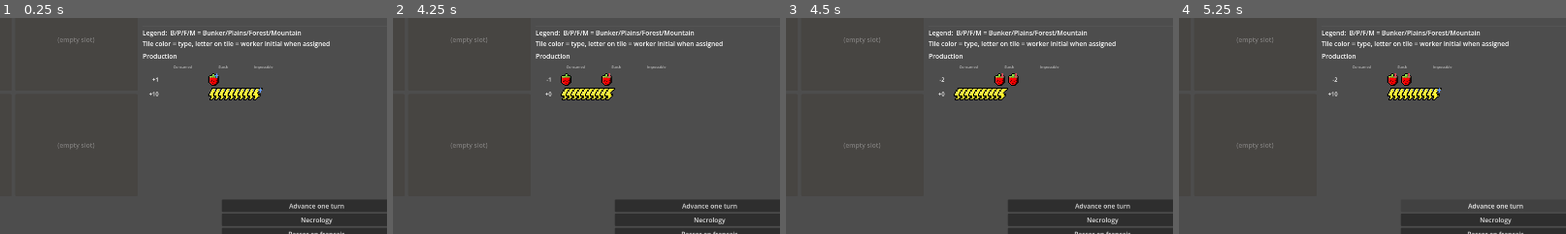
Above: before the commit, frames 1-4 (left to right).
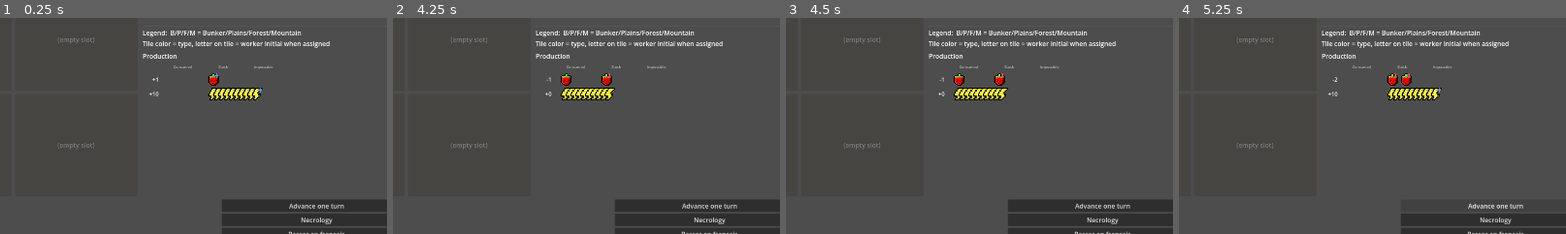
Above: after the commit, the same moments.

Repository: Infornographie/degel
Game: Godot game, scene res://scenes/main_ui.tscn
Two runs of this game, one before a commit and one after it. Both use one fixed random seed, a clock stepped at 60 frames per second and the inputs below.
Inputs:
- Up to frame 1 (0.25 s): no input
- Up to frame 2 (4.25 s): click "Interact" at 0.5 s; click "OK" at 1.25 s; click "Choose target" at 2 s; click "Assign" at 2.75 s; click "Wake" at 3.5 s
- Up to frame 3 (4.5 s): click "Running" at 4.25 s
- Up to frame 4 (5.25 s): click "Advance one turn" at 5 s
The pictures show only the part of the screen within x 47-97%, y 34-84%; the shares and areas given below are measured in that part.

Frames 1-2 are identical in both runs. In frame 3, 0.3% of the frame differs, in the area x 40-61%, y 25-32%; in frame 4, nothing differs.

Commit message:
Nettoyage UI 2
-extraction production view

Diff:
--- a/scenes/main_ui.gd
+++ b/scenes/main_ui.gd
@@ -76,12 +76,11 @@
 	right_column.add_child(map_panel)
 	_build_map_panel(map_panel)
 
-	var production_panel := VBoxContainer.new()
-	production_panel.size_flags_horizontal = Control.SIZE_EXPAND_FILL
-	production_panel.size_flags_vertical = Control.SIZE_EXPAND_FILL
-	production_panel.size_flags_stretch_ratio = 0.45
-	right_column.add_child(production_panel)
-	_build_production_panel(production_panel)
+	var production_view: ProductionView = preload("res://scenes/ui/production_view.tscn").instantiate()
+	production_view.size_flags_horizontal = Control.SIZE_EXPAND_FILL
+	production_view.size_flags_vertical = Control.SIZE_EXPAND_FILL
+	production_view.size_flags_stretch_ratio = 0.45
+	right_column.add_child(production_view)
 
 	# Rang du milieu : infos + awakened + buttons
 	var middle_row := HBoxContainer.new()
@@ -268,7 +267,7 @@
 				separation = int(-overlap)
 			row.add_theme_constant_override("separation", separation)
 			for i in remaining:
-				row.add_child(_make_resource_icon(resource_name, 16))
+				row.add_child(UiPresentation.resource_icon(resource_name, 16))
 			vbox.add_child(row)
 		# Indique si c'est la cible active
 		var zone: Building = GameState._find_building("construction_zone")
@@ -318,7 +317,7 @@
 			for resource_name in b.config.inputs:
 				var amt: int = int(b.config.inputs[resource_name])
 				for i in amt:
-					var icon := _make_resource_icon(resource_name, 14)
+					var icon := UiPresentation.resource_icon(resource_name, 14)
 					io_row.add_child(icon)
 			# Flèche séparatrice si on a les deux
 			if not b.config.inputs.is_empty() and not b.config.outputs.is_empty():
@@ -330,7 +329,7 @@
 			for resource_name in b.config.outputs:
 				var amt: int = int(b.config.outputs[resource_name])
 				for i in amt:
-					var icon := _make_resource_icon(resource_name, 14)
+					var icon := UiPresentation.resource_icon(resource_name, 14)
 					io_row.add_child(icon)
 
 func _find_starter(id: String) -> Building:
@@ -561,7 +560,7 @@
 		icons_row.mouse_filter = Control.MOUSE_FILTER_IGNORE
 		icons_row.add_theme_constant_override("separation", separation)
 		for i in risky_amount:
-			icons_row.add_child(_make_resource_icon(risky_resource, TILE_PROD_ICON_SIZE))
+			icons_row.add_child(UiPresentation.resource_icon(risky_resource, TILE_PROD_ICON_SIZE))
 		var pct := Label.new()
 		pct.text = " %d%%" % int(risky_rate * 100)
 		pct.add_theme_font_size_override("font_size", 9)
@@ -590,7 +589,7 @@
 		for resource_name in out:
 			var amount: int = int(out[resource_name])
 			for i in amount:
-				var icon := _make_resource_icon(resource_name, TILE_PROD_ICON_SIZE)
+				var icon := UiPresentation.resource_icon(resource_name, TILE_PROD_ICON_SIZE)
 				icons_row.add_child(icon)
 		# Positionne le row centré sur la tuile, légèrement décalé vers le bas
 		icons_row.size = Vector2(HEX_RADIUS * 2.0, TILE_PROD_ICON_SIZE)
@@ -712,7 +711,6 @@
 	_draw_map()
 	_draw_colony()
 	_rebuild_resources_bar()
-	_rebuild_production()
 
 func _rebuild_resources() -> void:
 	for child in _infos_section.get_children():
@@ -923,9 +921,6 @@
 
 var _resources_bar: HBoxContainer
 const RESOURCE_ORDER: Array[String] = ["food", "wood", "ore", "tools"]
-const PRODUCTION_ORDER: Array[String] = ["food", "wood", "ore", "tools", "electricity", "heat"]
-const RESOURCE_SPRITE_PATH := "res://assets/resources/%s.png"
-const RESOURCE_SPRITE_SIZE: int = 32
 
 func _build_resources_bar(parent: HBoxContainer) -> void:
 	var scroll := ScrollContainer.new()
@@ -949,20 +944,7 @@
 	var pill := HBoxContainer.new()
 	pill.add_theme_constant_override("separation", 6)
 	pill.tooltip_text = UiPresentation.resource(resource_name)
-	# Icône (sprite si dispo, sinon placeholder coloré)
-	var sprite_path := RESOURCE_SPRITE_PATH % resource_name
-	if ResourceLoader.exists(sprite_path):
-		var icon := TextureRect.new()
-		icon.texture = load(sprite_path)
-		icon.stretch_mode = TextureRect.STRETCH_KEEP_ASPECT_CENTERED
-		icon.texture_filter = CanvasItem.TEXTURE_FILTER_NEAREST
-		icon.custom_minimum_size = Vector2(RESOURCE_SPRITE_SIZE, RESOURCE_SPRITE_SIZE)
-		pill.add_child(icon)
-	else:
-		var placeholder := ColorRect.new()
-		placeholder.color = UiPresentation.placeholder_color(resource_name)
-		placeholder.custom_minimum_size = Vector2(RESOURCE_SPRITE_SIZE, RESOURCE_SPRITE_SIZE)
-		pill.add_child(placeholder)
+	pill.add_child(UiPresentation.resource_icon(resource_name, UiPresentation.RESOURCE_SPRITE_SIZE))
 	# Valeur
 	var value: float = GameState.resources.get(resource_name, 0.0)
 	var label := Label.new()
@@ -971,197 +953,6 @@
 	label.vertical_alignment = VERTICAL_ALIGNMENT_CENTER
 	pill.add_child(label)
 	return pill
-
-var _production_section: VBoxContainer
-
-func _build_production_panel(parent: VBoxContainer) -> void:
-	var title := _add_label(parent, tr("LABEL_PRODUCTION_TITLE"))
-	title.add_theme_font_size_override("font_size", 16)
-	_production_section = VBoxContainer.new()
-	_production_section.size_flags_horizontal = Control.SIZE_EXPAND_FILL
-	_production_section.size_flags_vertical = Control.SIZE_EXPAND_FILL
-	parent.add_child(_production_section)
-
-func _rebuild_production() -> void:
-	if _production_section == null:
-		return
-	for child in _production_section.get_children():
-		child.queue_free()
-	_production_section.add_child(_make_production_header())
-	var flow: Dictionary = GameState.turn_resolver.compute_flow()
-	for resource_name in PRODUCTION_ORDER:
-		if not flow.has(resource_name):
-			continue
-		var f: Dictionary = flow[resource_name]
-		var production: float = f["production"]
-		var consumption: float = f["consumption"]
-		var impossible: float = f["impossible"]
-		if production == 0.0 and consumption == 0.0 and impossible == 0.0:
-			continue
-		_production_section.add_child(_make_production_row(resource_name, production, consumption, impossible))
-	# Activités risquées
-	var risky: Array = GameState.turn_resolver.gather_risky()
-	if not risky.is_empty():
-		var sep := HSeparator.new()
-		_production_section.add_child(sep)
-		var title := Label.new()
-		title.text = tr("PROD_RISKY_TITLE")
-		title.add_theme_font_size_override("font_size", 10)
-		title.modulate = Color(1, 1, 1, 0.7)
-		_production_section.add_child(title)
-		for row_data in risky:
-			_production_section.add_child(_make_risky_row(row_data))
-
-func _make_production_header() -> HBoxContainer:
-	var row := HBoxContainer.new()
-	row.add_theme_constant_override("separation", COLUMN_GAP)
-	row.modulate = Color(1, 1, 1, 0.6)
-	var spacer := Label.new()
-	spacer.text = ""
-	spacer.custom_minimum_size = Vector2(40, 0)
-	row.add_child(spacer)
-	row.add_child(_make_header_label(tr("PROD_HEADER_CONSUMED")))
-	row.add_child(_make_header_label(tr("PROD_HEADER_DELTA")))
-	row.add_child(_make_header_label(tr("PROD_HEADER_IMPOSSIBLE")))
-	return row
-
-func _make_header_label(text: String) -> Label:
-	var label := Label.new()
-	label.text = text
-	label.add_theme_font_size_override("font_size", 9)
-	label.custom_minimum_size = Vector2(80, 0)
-	label.horizontal_alignment = HORIZONTAL_ALIGNMENT_CENTER
-	return label
-
-func _make_risky_row(row: Dictionary) -> HBoxContainer:
-	var container := HBoxContainer.new()
-	container.size_flags_horizontal = Control.SIZE_EXPAND_FILL
-	# Label : nom de l'activité + chance
-	var activity: Activity = row["activity"]
-	var label := Label.new()
-	label.text = "%s (%d%%)" % [tr(activity.name_key), int(activity.success_rate * 100)]
-	label.add_theme_font_size_override("font_size", 12)
-	label.custom_minimum_size = Vector2(140, 0)
-	container.add_child(label)
-	# Icônes du gain potentiel
-	var icons := HBoxContainer.new()
-	icons.add_theme_constant_override("separation", 2)
-	container.add_child(icons)
-	var amount: int = int(row["amount"])
-	for i in amount:
-		icons.add_child(_make_resource_icon(activity.produced_resource, PRODUCTION_ICON_SIZE))
-	return container
-
-const COLUMN_GAP: int = 20
-const NON_STORABLE_RESOURCES: Array[String] = ["electricity", "heat"]
-
-func _make_production_row(resource_name: String, production: float, consumption: float, impossible: float) -> HBoxContainer:
-	var row := HBoxContainer.new()
-	row.size_flags_horizontal = Control.SIZE_EXPAND_FILL
-	row.add_theme_constant_override("separation", COLUMN_GAP)
-	# Calcul des 3 catégories visibles
-	var prod_int: int = int(production)
-	var cons_int: int = int(consumption)
-	var imp_int: int = int(impossible)
-	var covered: int = min(prod_int, cons_int)  # part conso couverte
-	var surplus: int = max(0, prod_int - cons_int)
-	var deficit: int = max(0, cons_int - prod_int)
-	# Colonne 1 : net chiffré
-	var net: float = production - consumption
-	var net_label := Label.new()
-	net_label.text = "%+d" % int(net)
-	net_label.add_theme_font_size_override("font_size", 14)
-	net_label.custom_minimum_size = Vector2(40, 0)
-	net_label.horizontal_alignment = HORIZONTAL_ALIGNMENT_RIGHT
-	row.add_child(net_label)
-	# Colonne 2 : consommé couvert
-	row.add_child(_make_icon_column(resource_name, covered, ""))
-	# Colonne 3 : surplus OU déficit
-	# Colonne 3 : surplus OU déficit (stock)
-	if surplus > 0:
-		row.add_child(_make_icon_column(resource_name, surplus, "surplus"))
-	elif deficit > 0 and not (resource_name in NON_STORABLE_RESOURCES):
-		row.add_child(_make_icon_column(resource_name, deficit, "deficit"))
-	else:
-		row.add_child(_make_empty_column())
-	# Colonne 4 : impossible (faute d'inputs) + déficit non-stockable
-	var total_impossible: int = imp_int
-	if deficit > 0 and resource_name in NON_STORABLE_RESOURCES:
-		total_impossible += deficit
-	if total_impossible > 0:
-		row.add_child(_make_icon_column(resource_name, total_impossible, "crossed"))
-	else:
-		row.add_child(_make_empty_column())
-	# Colonne 4 : impossible
-	if imp_int > 0:
-		row.add_child(_make_icon_column(resource_name, imp_int, "crossed"))
-	else:
-		row.add_child(_make_empty_column())
-	return row
-
-func _make_empty_column() -> Control:
-	var ctl := Control.new()
-	ctl.custom_minimum_size = Vector2(80, PRODUCTION_ICON_SIZE)
-	return ctl
-
-func _make_icon_column(resource_name: String, count: int, overlay: String) -> HBoxContainer:
-	var col := HBoxContainer.new()
-	col.custom_minimum_size = Vector2(80, PRODUCTION_ICON_SIZE)
-	# Resserrement si trop d'icônes
-	var separation: int = 2
-	if count > 4:
-		var target_width: float = 4.0 * (PRODUCTION_ICON_SIZE + 2)
-		var needed_width: float = count * PRODUCTION_ICON_SIZE
-		separation = int(-((needed_width - target_width) / max(1, count - 1)))
-	col.add_theme_constant_override("separation", separation)
-	for i in count:
-		col.add_child(_make_production_icon(resource_name, overlay))
-	return col
-
-func _make_resource_icon(resource_name: String, icon_size: int) -> Control:
-	var sprite_path := RESOURCE_SPRITE_PATH % resource_name
-	if ResourceLoader.exists(sprite_path):
-		var icon := TextureRect.new()
-		icon.texture = load(sprite_path)
-		icon.texture_filter = CanvasItem.TEXTURE_FILTER_NEAREST
-		icon.custom_minimum_size = Vector2(icon_size, icon_size)
-		icon.stretch_mode = TextureRect.STRETCH_KEEP_ASPECT_CENTERED
-		return icon
-	var placeholder := ColorRect.new()
-	placeholder.color = UiPresentation.placeholder_color(resource_name)
-	placeholder.custom_minimum_size = Vector2(icon_size, icon_size)
-	return placeholder
-
-const OVERLAY_PATH := "res://assets/resources/%s.png"
-const PRODUCTION_ICON_SIZE: int = 32
-
-func _make_production_icon(resource_name: String, overlay: String) -> Control:
-	# On empile l'icône de la ressource et un overlay éventuel
-	var stack := Control.new()
-	stack.custom_minimum_size = Vector2(PRODUCTION_ICON_SIZE, PRODUCTION_ICON_SIZE)
-	var base := _make_resource_icon(resource_name, PRODUCTION_ICON_SIZE)
-	base.position = Vector2.ZERO
-	stack.add_child(base)
-	if overlay != "":
-		var overlay_path := OVERLAY_PATH % overlay
-		if ResourceLoader.exists(overlay_path):
-			var ov := TextureRect.new()
-			ov.texture = load(overlay_path)
-			ov.texture_filter = CanvasItem.TEXTURE_FILTER_NEAREST
-			ov.custom_minimum_size = Vector2(PRODUCTION_ICON_SIZE, PRODUCTION_ICON_SIZE)
-			ov.stretch_mode = TextureRect.STRETCH_KEEP_ASPECT_CENTERED
-			ov.position = Vector2.ZERO
-			stack.add_child(ov)
-		else:
-			var ph := ColorRect.new()
-			ph.custom_minimum_size = Vector2(PRODUCTION_ICON_SIZE, PRODUCTION_ICON_SIZE)
-			match overlay:
-				"surplus": ph.color = Color(0.4, 1.0, 0.4, 0.5)   # vert
-				"deficit": ph.color = Color(1.0, 0.7, 0.2, 0.5)   # orange (puisé sur réserve)
-				_: ph.color = Color(1.0, 0.3, 0.3, 0.6)            # rouge (manquant)
-			ph.position = Vector2.ZERO
-			stack.add_child(ph)
-	return stack
 
 func _add_construction_zone_slot(b: Building) -> void:
 	var panel := _new_slot_panel(false)
@@ -1220,7 +1011,7 @@
 						continue
 					var to_consume: int = int(min(work_left, needed))
 					for i in to_consume:
-						icons_row.add_child(_make_production_icon(resource_name, "crossed"))
+						icons_row.add_child(UiPresentation.production_icon(resource_name, "crossed"))
 					work_left -= to_consume
 	else:
 		var no_target := Label.new()
--- /dev/null
+++ b/scenes/ui/production_view.gd
@@ -0,0 +1,172 @@
+extends Control
+class_name ProductionView
+## Vue du panneau de production : tableau 4 colonnes (net, consommé, stock,
+## impossible) + ligne séparée pour les activités risquées. Lit le bilan
+## déterministe via TurnResolver.compute_flow, se reconstruit sur les signals
+## qui peuvent l'affecter.
+
+const PRODUCTION_ORDER: Array[String] = ["food", "wood", "ore", "tools", "electricity", "heat"]
+const NON_STORABLE_RESOURCES: Array[String] = ["electricity", "heat"]
+const COLUMN_GAP: int = 20
+
+var _section: VBoxContainer
+
+func _ready() -> void:
+	_build()
+	GameState.turn_advanced.connect(_rebuild)
+	GameState.resources_changed.connect(_rebuild)
+	GameState.survivor_assigned.connect(_rebuild)
+	GameState.tile_assignment_changed.connect(_rebuild)
+	GameState.building_assignment_changed.connect(_rebuild)
+	GameState.construction_started.connect(_rebuild)
+	GameState.construction_progressed.connect(_rebuild)
+	GameState.construction_completed.connect(_rebuild)
+	_rebuild()
+
+func _build() -> void:
+	var vbox := VBoxContainer.new()
+	vbox.set_anchors_and_offsets_preset(Control.PRESET_FULL_RECT)
+	vbox.size_flags_horizontal = Control.SIZE_EXPAND_FILL
+	vbox.size_flags_vertical = Control.SIZE_EXPAND_FILL
+	add_child(vbox)
+
+	var title := Label.new()
+	title.text = tr("LABEL_PRODUCTION_TITLE")
+	title.add_theme_font_size_override("font_size", 16)
+	vbox.add_child(title)
+
+	_section = VBoxContainer.new()
+	_section.size_flags_horizontal = Control.SIZE_EXPAND_FILL
+	_section.size_flags_vertical = Control.SIZE_EXPAND_FILL
+	vbox.add_child(_section)
+
+## Reconstruit le tableau. Signature tolérante pour pouvoir être branchée
+## sur les divers signals (turn_advanced(int), resources_changed(Dict), etc).
+func _rebuild(_a = null, _b = null, _c = null, _d = null) -> void:
+	if _section == null:
+		return
+	for child in _section.get_children():
+		child.queue_free()
+	_section.add_child(_make_header())
+	var flow: Dictionary = GameState.turn_resolver.compute_flow()
+	for resource_name in PRODUCTION_ORDER:
+		if not flow.has(resource_name):
+			continue
+		var f: Dictionary = flow[resource_name]
+		var production: float = f["production"]
+		var consumption: float = f["consumption"]
+		var impossible: float = f["impossible"]
+		if production == 0.0 and consumption == 0.0 and impossible == 0.0:
+			continue
+		_section.add_child(_make_row(resource_name, production, consumption, impossible))
+	# Activités risquées
+	var risky: Array = GameState.turn_resolver.gather_risky()
+	if not risky.is_empty():
+		_section.add_child(HSeparator.new())
+		var risky_title := Label.new()
+		risky_title.text = tr("PROD_RISKY_TITLE")
+		risky_title.add_theme_font_size_override("font_size", 10)
+		risky_title.modulate = Color(1, 1, 1, 0.7)
+		_section.add_child(risky_title)
+		for row_data in risky:
+			_section.add_child(_make_risky_row(row_data))
+
+func _make_header() -> HBoxContainer:
+	var row := HBoxContainer.new()
+	row.add_theme_constant_override("separation", COLUMN_GAP)
+	row.modulate = Color(1, 1, 1, 0.6)
+	var spacer := Label.new()
+	spacer.text = ""
+	spacer.custom_minimum_size = Vector2(40, 0)
+	row.add_child(spacer)
+	row.add_child(_make_header_label(tr("PROD_HEADER_CONSUMED")))
+	row.add_child(_make_header_label(tr("PROD_HEADER_DELTA")))
+	row.add_child(_make_header_label(tr("PROD_HEADER_IMPOSSIBLE")))
+	return row
+
+func _make_header_label(text: String) -> Label:
+	var label := Label.new()
+	label.text = text
+	label.add_theme_font_size_override("font_size", 9)
+	label.custom_minimum_size = Vector2(80, 0)
+	label.horizontal_alignment = HORIZONTAL_ALIGNMENT_CENTER
+	return label
+
+func _make_risky_row(row: Dictionary) -> HBoxContainer:
+	var container := HBoxContainer.new()
+	container.size_flags_horizontal = Control.SIZE_EXPAND_FILL
+	var activity: Activity = row["activity"]
+	var label := Label.new()
+	label.text = "%s (%d%%)" % [tr(activity.name_key), int(activity.success_rate * 100)]
+	label.add_theme_font_size_override("font_size", 12)
+	label.custom_minimum_size = Vector2(140, 0)
+	container.add_child(label)
+	var icons := HBoxContainer.new()
+	icons.add_theme_constant_override("separation", 2)
+	container.add_child(icons)
+	var amount: int = int(row["amount"])
+	for i in amount:
+		icons.add_child(UiPresentation.resource_icon(activity.produced_resource, UiPresentation.RESOURCE_SPRITE_SIZE))
+	return container
+
+func _make_row(resource_name: String, production: float, consumption: float, impossible: float) -> HBoxContainer:
+	var row := HBoxContainer.new()
+	row.size_flags_horizontal = Control.SIZE_EXPAND_FILL
+	row.add_theme_constant_override("separation", COLUMN_GAP)
+	# Calcul des 3 catégories visibles
+	var prod_int: int = int(production)
+	var cons_int: int = int(consumption)
+	var imp_int: int = int(impossible)
+	var covered: int = min(prod_int, cons_int)
+	var surplus: int = max(0, prod_int - cons_int)
+	var deficit: int = max(0, cons_int - prod_int)
+	# Colonne 1 : net chiffré
+	var net: float = production - consumption
+	var net_label := Label.new()
+	net_label.text = "%+d" % int(net)
+	net_label.add_theme_font_size_override("font_size", 14)
+	net_label.custom_minimum_size = Vector2(40, 0)
+	net_label.horizontal_alignment = HORIZONTAL_ALIGNMENT_RIGHT
+	row.add_child(net_label)
+	# Colonne 2 : consommé couvert
+	row.add_child(_make_icon_column(resource_name, covered, ""))
+	# Colonne 3 : surplus OU déficit (stock)
+	if surplus > 0:
+		row.add_child(_make_icon_column(resource_name, surplus, "surplus"))
+	elif deficit > 0 and not (resource_name in NON_STORABLE_RESOURCES):
+		row.add_child(_make_icon_column(resource_name, deficit, "deficit"))
+	else:
+		row.add_child(_make_empty_column())
+	# Colonne 4 : impossible (faute d'inputs) + déficit non-stockable
+	var total_impossible: int = imp_int
+	if deficit > 0 and resource_name in NON_STORABLE_RESOURCES:
+		total_impossible += deficit
+	if total_impossible > 0:
+		row.add_child(_make_icon_column(resource_name, total_impossible, "crossed"))
+	else:
+		row.add_child(_make_empty_column())
+	# Colonne 4 : impossible (FIXME — doublon hérité de main_ui, à diagnostiquer)
+	if imp_int > 0:
+		row.add_child(_make_icon_column(resource_name, imp_int, "crossed"))
+	else:
+		row.add_child(_make_empty_column())
+	return row
+
+func _make_empty_column() -> Control:
+	var ctl := Control.new()
+	ctl.custom_minimum_size = Vector2(80, UiPresentation.RESOURCE_SPRITE_SIZE)
+	return ctl
+
+func _make_icon_column(resource_name: String, count: int, overlay: String) -> HBoxContainer:
+	var col := HBoxContainer.new()
+	col.custom_minimum_size = Vector2(80, UiPresentation.RESOURCE_SPRITE_SIZE)
+	# Resserrement si trop d'icônes
+	var separation: int = 2
+	if count > 4:
+		var target_width: float = 4.0 * (UiPresentation.RESOURCE_SPRITE_SIZE + 2)
+		var needed_width: float = count * UiPresentation.RESOURCE_SPRITE_SIZE
+		separation = int(-((needed_width - target_width) / max(1, count - 1)))
+	col.add_theme_constant_override("separation", separation)
+	for i in count:
+		col.add_child(UiPresentation.production_icon(resource_name, overlay))
+	return col
--- /dev/null
+++ b/scenes/ui/production_view.tscn
@@ -0,0 +1,12 @@
+[gd_scene load_steps=2 format=3 uid="uid://production_view_v1"]
+
+[ext_resource type="Script" path="res://scenes/ui/production_view.gd" id="1_prodv"]
+
+[node name="ProductionView" type="Control"]
+layout_mode = 3
+anchors_preset = 15
+anchor_right = 1.0
+anchor_bottom = 1.0
+grow_horizontal = 2
+grow_vertical = 2
+script = ExtResource("1_prodv")
--- a/scenes/ui/ui_presentation.gd
+++ b/scenes/ui/ui_presentation.gd
@@ -1,11 +1,15 @@
 extends Object
 class_name UiPresentation
-## Helpers de présentation : transforment une donnée du modèle en string ou
-## couleur d'affichage. Toutes les fonctions sont statiques — aucune logique
-## d'état. Centralise ce qui sera partagé entre les futures vues séparées.
+## Helpers de présentation : transforment une donnée du modèle en string,
+## couleur, ou widget visuel d'affichage. Toutes les fonctions sont statiques —
+## aucune logique d'état. Centralise ce qui est partagé entre les vues.
 ##
 ## Note : on utilise TranslationServer.translate() au lieu de tr() parce que
 ## tr() est une méthode de Object, inaccessible depuis static func.
+
+const RESOURCE_SPRITE_PATH := "res://assets/resources/%s.png"
+const RESOURCE_SPRITE_SIZE: int = 32
+const OVERLAY_PATH := "res://assets/resources/%s.png"
 
 ## Nom affichable d'une ressource (clé i18n si connue, sinon brut).
 static func resource(resource_name: String) -> String:
@@ -54,3 +58,49 @@
 		if act != null:
 			return TranslationServer.translate(act.name_key)
 	return TranslationServer.translate("ROLE_IDLE")
+
+## Icône d'une ressource (sprite si dispo, sinon ColorRect placeholder).
+## Taille paramétrable pour permettre les usages variés (barres, lignes de prod, etc).
+static func resource_icon(resource_name: String, icon_size: int) -> Control:
+	var sprite_path := RESOURCE_SPRITE_PATH % resource_name
+	if ResourceLoader.exists(sprite_path):
+		var icon := TextureRect.new()
+		icon.texture = load(sprite_path)
+		icon.texture_filter = CanvasItem.TEXTURE_FILTER_NEAREST
+		icon.custom_minimum_size = Vector2(icon_size, icon_size)
+		icon.stretch_mode = TextureRect.STRETCH_KEEP_ASPECT_CENTERED
+		return icon
+	var placeholder := ColorRect.new()
+	placeholder.color = placeholder_color(resource_name)
+	placeholder.custom_minimum_size = Vector2(icon_size, icon_size)
+	return placeholder
+
+## Icône composée pour la vue de production : sprite de la ressource + overlay
+## éventuel ("surplus", "deficit", "crossed"...). L'overlay essaie d'abord un
+## asset image, puis tombe sur un ColorRect teinté en fallback.
+static func production_icon(resource_name: String, overlay: String) -> Control:
+	var stack := Control.new()
+	stack.custom_minimum_size = Vector2(RESOURCE_SPRITE_SIZE, RESOURCE_SPRITE_SIZE)
+	var base := resource_icon(resource_name, RESOURCE_SPRITE_SIZE)
+	base.position = Vector2.ZERO
+	stack.add_child(base)
+	if overlay != "":
+		var overlay_path := OVERLAY_PATH % overlay
+		if ResourceLoader.exists(overlay_path):
+			var ov := TextureRect.new()
+			ov.texture = load(overlay_path)
+			ov.texture_filter = CanvasItem.TEXTURE_FILTER_NEAREST
+			ov.custom_minimum_size = Vector2(RESOURCE_SPRITE_SIZE, RESOURCE_SPRITE_SIZE)
+			ov.stretch_mode = TextureRect.STRETCH_KEEP_ASPECT_CENTERED
+			ov.position = Vector2.ZERO
+			stack.add_child(ov)
+		else:
+			var ph := ColorRect.new()
+			ph.custom_minimum_size = Vector2(RESOURCE_SPRITE_SIZE, RESOURCE_SPRITE_SIZE)
+			match overlay:
+				"surplus": ph.color = Color(0.4, 1.0, 0.4, 0.5)   # vert
+				"deficit": ph.color = Color(1.0, 0.7, 0.2, 0.5)   # orange (puisé sur réserve)
+				_: ph.color = Color(1.0, 0.3, 0.3, 0.6)            # rouge (manquant)
+			ph.position = Vector2.ZERO
+			stack.add_child(ph)
+	return stack
Not shown, changed: export_presets.cfg
Not shown, added: scenes/ui/production_view.gd.uid
Not shown, changed: ROADMAP.md
